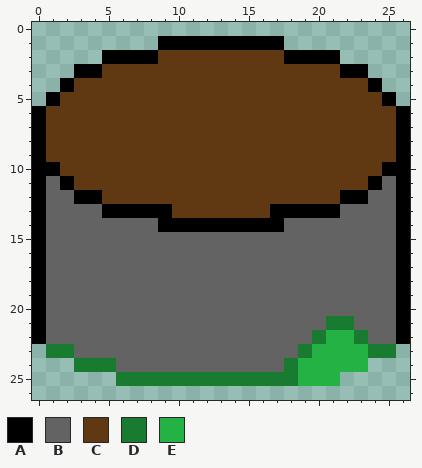
Pixel-art sprite -- sprites/Spr_Well_Covered/2313d964-5de2-45d2-851b-647782af96fd.png. The picture above was drawn from the file before the commit.
The file is 27x27 pixels.
Palette (. is transparent): A #000000  B #636363  C #603912  D #197b30  E #24b244
After the commit:
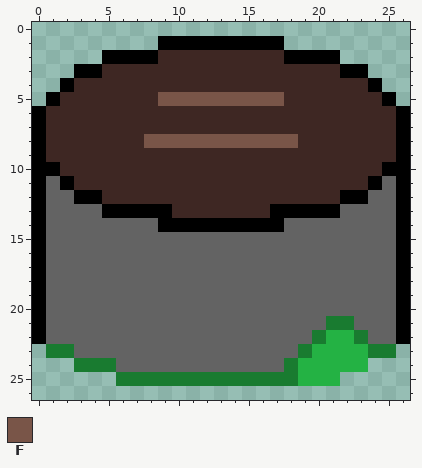
Colours new in this view: F #795548
The edit:
colour C: #603912 -> #3e2723
y 5: x 9..17 CCCCCCCCC -> FFFFFFFFF
y 8: x 8..18 CCCCCCCCCCC -> FFFFFFFFFFF
Where, in picture pixels (left, top, right, bottom), the same in both pictures:
changed: (46, 50, 396, 218)
